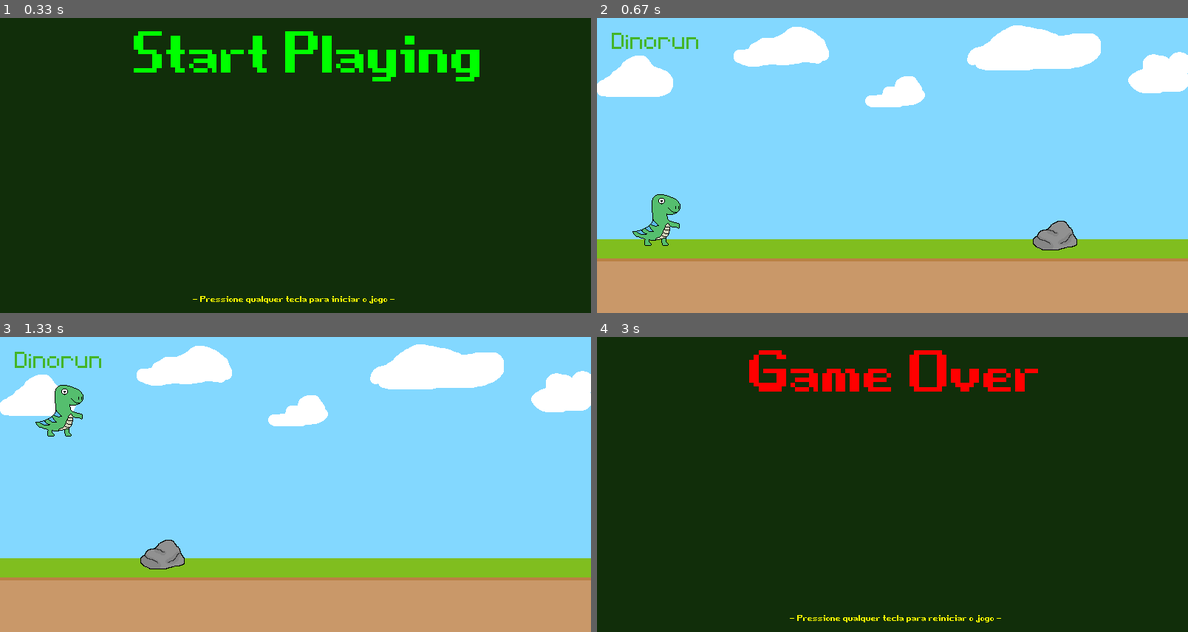
Above: before the commit, frames 1-4 (two rows, left to right).
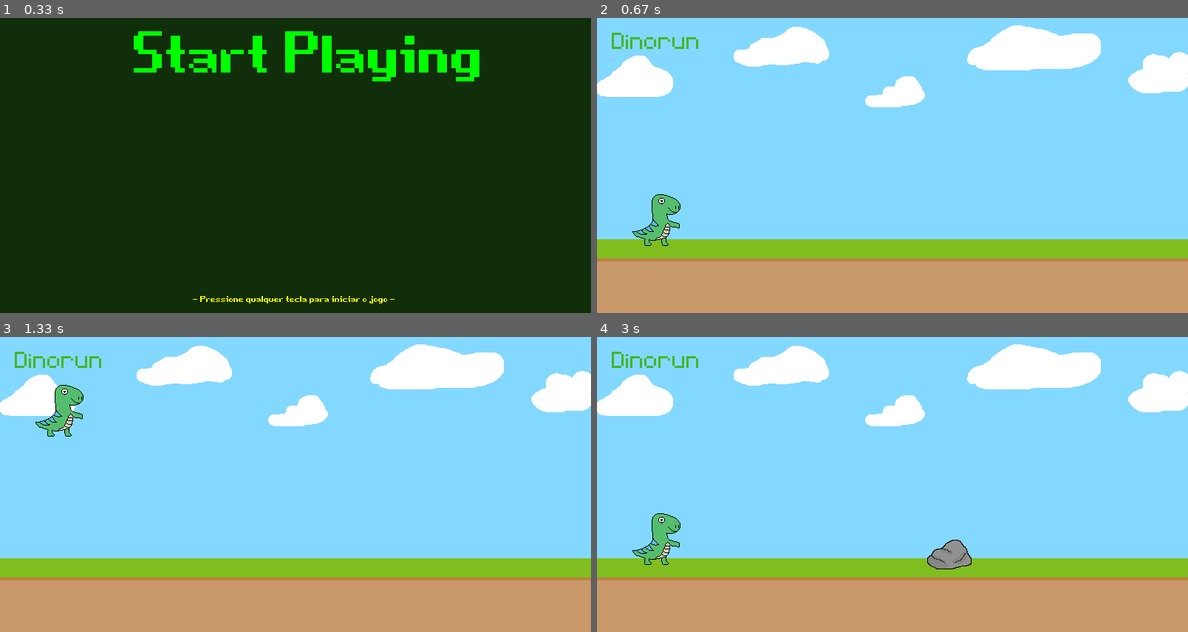
Above: after the commit, the same moments.

Repository: Casterrr/dinorun
Game: pygame game, started from main.py
Two runs of this game, one before a commit and one after it. Both use one fixed random seed, a clock stepped at 60 frames per second and the inputs below.
Inputs:
- Up to frame 1 (0.33 s): no input
- Up to frame 2 (0.67 s): hold Up from 0.33 s (still down)
- Up to frame 3 (1.33 s): release Up at 0.8 s; hold Up 0.83-1.2 s; hold Up from 1.23 s (still down)
- Up to frame 4 (3 s): release Up at 1.53 s; hold Up 1.57-1.93 s; hold Up 1.97-2.27 s; hold Up 2.3-2.67 s

Frame 1 is identical in both runs. In frame 2, 0.5% of the frame differs, in the area x 73-82%, y 68-79%; in frame 3, 0.5%; in frame 4, 100%, in the area x 0-100%, y 0-100%.

Commit message:
Funcionalidade de coletar moedas implementada
Neste commit foram feitas alterações na maneira como os obstáculos são gerados, para que seja possível gerar mais de um obstáculo, e, dessa forma, poder gerar não somente pedras, mas também moedas. Além disso, a lógica de colisão verificará se o obstáculo é uma pedra ou uma moeda, para caso seja uma moeda ela desapareça e o jogo continue, mas caso seja qualquer outro objeto, o jogo se encerrará.

Diff:
--- a/main.py
+++ b/main.py
@@ -1,8 +1,33 @@
 import pygame as py;
 from sys import exit
-
-#Inicializando jogo.
+from random import randint
+
+
+def obstacle_movement(obstacle_list):
+    #se há algo na lista
+    if obstacle_list:
+        for obstacle_rect in obstacle_list:
+            # obstacle_rect.x -= 5
+
+            if obstacle_rect.bottom == 315:
+                obstacle_rect.x -= 5
+                tela.blit(stone_image, obstacle_rect)
+            else:
+                obstacle_rect.x -= 2
+                tela.blit(coin_image, obstacle_rect)
+
+        '''
+        Para cada obstáculo na lista, verifica se a posição X dele é maior que 0. Se sim, retorna esse obstáculo.
+        O objetivo aqui, é descartar todos os objetos que já saíram da tela a 100px pelo lado esquerdo.
+        '''
+        obstacle_list = [obstacle for obstacle in obstacle_list if obstacle.x > -100]
+
+        return obstacle_list
+    # No início do jogo, não haverá nada na lista de obstáculos, pois só são adicionados obstáculos na lista a cada 1.4 segundos
+    else: return []
+
 py.init()
+
 
 #Instanciando classe clock, para controle de FPS.
 clock = py.time.Clock()
@@ -21,30 +46,42 @@
 def fonte_inicio_fim_do_jogo(tamanho_da_fonte):
     return py.font.Font("assets/fonts/game_over.ttf", tamanho_da_fonte)
 
+
+fonte_fim_do_jogo = py.font.Font("assets/fonts/game_over.ttf", 200)
+
 #Criando superfícies com texto.
 cabecalho_do_jogo = fonte_do_jogo(50).render("Dinorun", False, '#44b528')
 
 initial_game_screen_text = fonte_inicio_fim_do_jogo(200).render("Start Playing", False, 'Green')
 start_text = fonte_inicio_fim_do_jogo(30).render("- Pressione qualquer tecla para iniciar o jogo -", False, 'Yellow')
 
-game_over_screen_text = fonte_inicio_fim_do_jogo(200).render("Game Over", False, 'Red')
-restart_text = fonte_inicio_fim_do_jogo(30).render("- Pressione qualquer tecla para reiniciar o jogo -", False, 'Yellow')
+game_over_text = fonte_fim_do_jogo.render("Game Over", False, 'Red')
+restart_text = fonte_do_jogo(30).render("- Pressione qualquer tecla para reiniciar o jogo -", False, 'Yellow')
 
 #Importando imagens do jogo.
 sky_image = py.image.load('assets/graphics/Blue-Sky.png').convert_alpha()
 ground_image = py.image.load('assets/graphics/Green-Ground.png').convert_alpha()
 
+coin_image = py.image.load('assets/graphics/Coin/semi-borderless-coin.png').convert_alpha()
+
 stone_image = py.image.load('assets/graphics/Stone/stone.png').convert_alpha()
+
+dino_image = py.image.load('assets/graphics/Dinosaur/dinosaur.png').convert_alpha()
+
+coin_y_pos = 210
+
 stone_x_pos = 800
 stone_y_pos = 315
 
-dino_image = py.image.load('assets/graphics/Dinosaur/dinosaur.png').convert_alpha()
 dino_x_pos = 80
 dino_y_pos = 310
 
 #Gerando retângulos para cada imagem a partir de suas dimensões, e determinando seus pontos no espaço.
 dino_rectangle = dino_image.get_rect(midbottom = (dino_x_pos, dino_y_pos))
 stone_rectangle = stone_image.get_rect(midbottom = (stone_x_pos, stone_y_pos))
+coin_rectangle = coin_image.get_rect(midbottom = (80, 230))
+
+obstacle_rect_list = []
 
 
 def draw_images ():
@@ -54,20 +91,15 @@
 
     tela.blit(sky_image, (0, 0))
     tela.blit(ground_image, (0, 300))
+
+    # tela.blit(coin_image, coin_rectangle)
+
     tela.blit(cabecalho_do_jogo, (20, 20))
 
     #Variáveis _rectangle utilizadas como tupla de coordenadas.
-    tela.blit(stone_image, stone_rectangle)
+    # tela.blit(stone_image, stone_rectangle)
     tela.blit(dino_image, dino_rectangle)
 
-def move_obstacle_in_window(obstacle_rectangle):
-    '''
-    Responsável pelo movimento constante dos obstáculos dentro da tela do jogo.
-    '''
-
-    obstacle_rectangle.left -= 10
-    if obstacle_rectangle.right <= 0:
-        obstacle_rectangle.left = 800
 
 def dino_jump(dino_rect, dino_gravity):
     '''
@@ -81,14 +113,25 @@
 
 gravity = int()
 
-def dino_end_game(dino_rect, *obstacle_rectangles):
+def has_collided_with_obstacles(dino_rect, obstacle_rectangles):
     '''
     Finaliza o jogo se houver colisão entre o dinossauro e um obstáculo.
     '''
-
-    for obstacle in obstacle_rectangles:
-        if dino_rect.colliderect(obstacle):
-            return True
+    if obstacle_rectangles:
+        for obstacle_rect in obstacle_rectangles:
+            if dino_rect.colliderect(obstacle_rect):
+                # print(obstacle_rect.bottom)
+                if obstacle_rect.bottom == 210:
+                    obstacle_rectangles.remove(obstacle_rect)
+                    return False
+                else:
+                    return True
+
+
+    return False
+def restart_game(obstacle_rectangles):
+    obstacle_rectangles = []
+    return obstacle_rectangles
 
 def show_initial_game_screen():
     '''
@@ -101,17 +144,13 @@
     py.display.flip()
 
 def show_game_over_screen(game_over_text):
-    '''
-    Exibe tela final do jogo.
-    '''
-
     tela.fill('#112e0a')
     tela.blit(game_over_text, (200, -20))
-    tela.blit(restart_text, (260, 370))
+    tela.blit(restart_text, (190, 370))
     py.display.flip()
 
-def restart_game(obstacle_rectangle):
-    obstacle_rectangle.left = 800
+obstacle_timer = py.USEREVENT + 1
+py.time.set_timer(obstacle_timer, 1400)
 
 #While loop para exibição de tela inicial do jogo.
 while True:
@@ -142,22 +181,39 @@
                     gravity = -20
 
         if event.type == py.KEYDOWN:
-            if dino_end_game(dino_rectangle, stone_rectangle):
-                restart_game(stone_rectangle)
-
-
-    if not dino_end_game(dino_rectangle, stone_rectangle):
+            if has_collided_with_obstacles(dino_rectangle, obstacle_rect_list):
+                obstacle_rect_list = restart_game(obstacle_rect_list)
+
+        '''
+        Adiciona o obstáculo pedra na lista de obstáculos que serão desenhados na tela após certo período de tempo.
+        Esses obstáculos serão desenhados fora da tela, do lado direito, com posição X aleatória.
+        '''
+        if event.type == obstacle_timer and not has_collided_with_obstacles(dino_rectangle, obstacle_rect_list):
+            if randint(0,2):
+
+                obstacle_rect_list.append(stone_image.get_rect(midbottom = (randint(900, 1100), stone_y_pos)))
+            else:
+                obstacle_rect_list.append(coin_image.get_rect(midbottom = (randint(900, 1100), coin_y_pos)))
+
+            # print("test")
+
+
+    # collect_coin(obstacle_rect_list, coin_y_pos)
+
+    if not has_collided_with_obstacles(dino_rectangle, obstacle_rect_list):
         draw_images()
-        move_obstacle_in_window(stone_rectangle)
 
         #Efeito de pulo do dinossauro na tela.
         dino_jump(dino_rectangle, gravity)
         gravity += 1
 
+        # Obstacle movement
+        obstacle_rect_list = obstacle_movement(obstacle_rect_list)
+
         #Atualiza todos os componentes da tela.
         py.display.flip()
 
         #Define o FPS (Frames per Second - Quadros por Segundo) do jogo.
         clock.tick(60)
     else:
-        show_game_over_screen(game_over_screen_text)
+        show_game_over_screen(game_over_text)
Binary file added: assets/graphics/Coin/borderless-coin.png
Binary file added: assets/graphics/Coin/coin.png
Binary file added: assets/graphics/Coin/semi-borderless-coin.png
